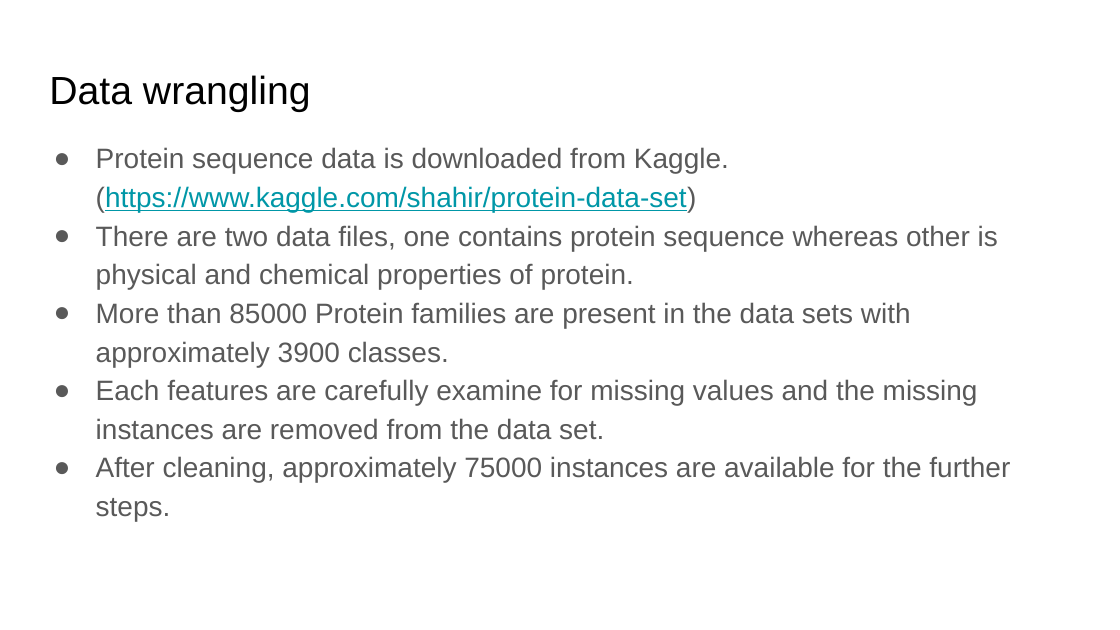
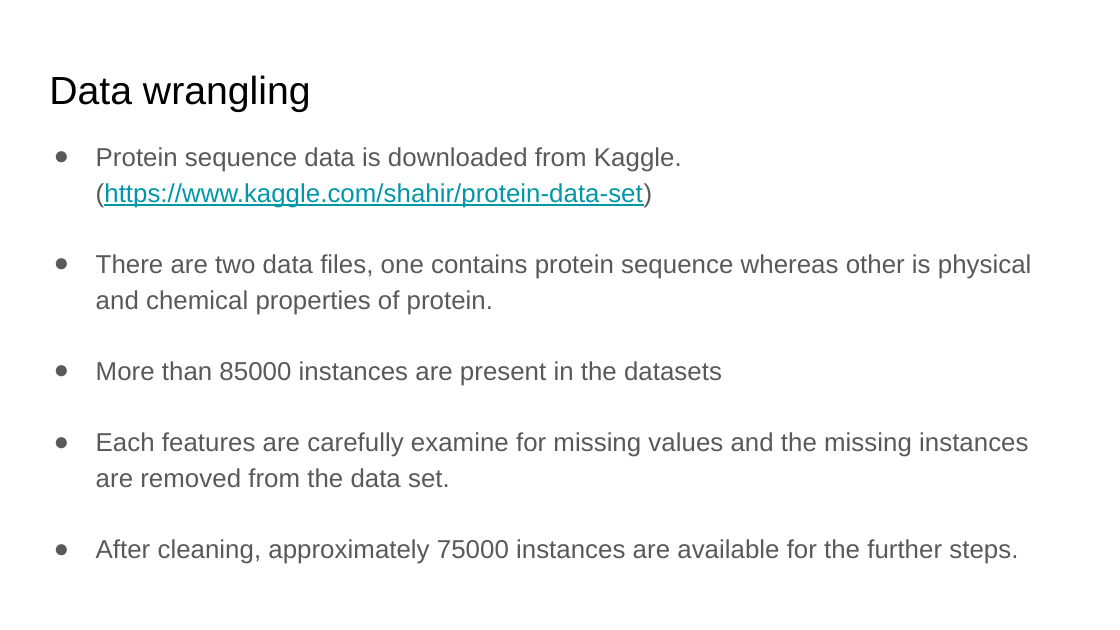
Before and after one commit to abishek269/Protein-Super-family-Classification-, a slide deck: slide 3 of Final_report_presentation.pptx. Drawn at 1120x630 pixels with LibreOffice and Linux fonts; fonts in the diff are those of the drawing. Boxes give left, top, right and bottom in pixels: in the first picture for what was removed or moved away, otherwise in the second. Text is boxed around its words. In the diff, an @@ line names an element or a change of style, - is before the commit and + after.

```diff
--- a/Final_report_presentation.pptx
+++ b/Final_report_presentation.pptx
@@ text at <box>96,147,1032,564</box>: size 18 to 16.6 pt in "Protein sequence data is downloaded from Kaggle. ...", "There are two data files, one contains ...", "Each features are carefully examine for missing ...", "After cleaning, approximately 75000 instances are available ..." @@
@@ text at <box>96,361,722,386</box>: text changed; size 18 to 16.6 pt @@
-● More than 85000 Protein families are present in the data sets with approximately 3900 classes.
+● More than 85000 instances are present in the datasets
```
Also in this commit, not shown: 7 other slides changed, 4 slides added, 1 slide removed.
